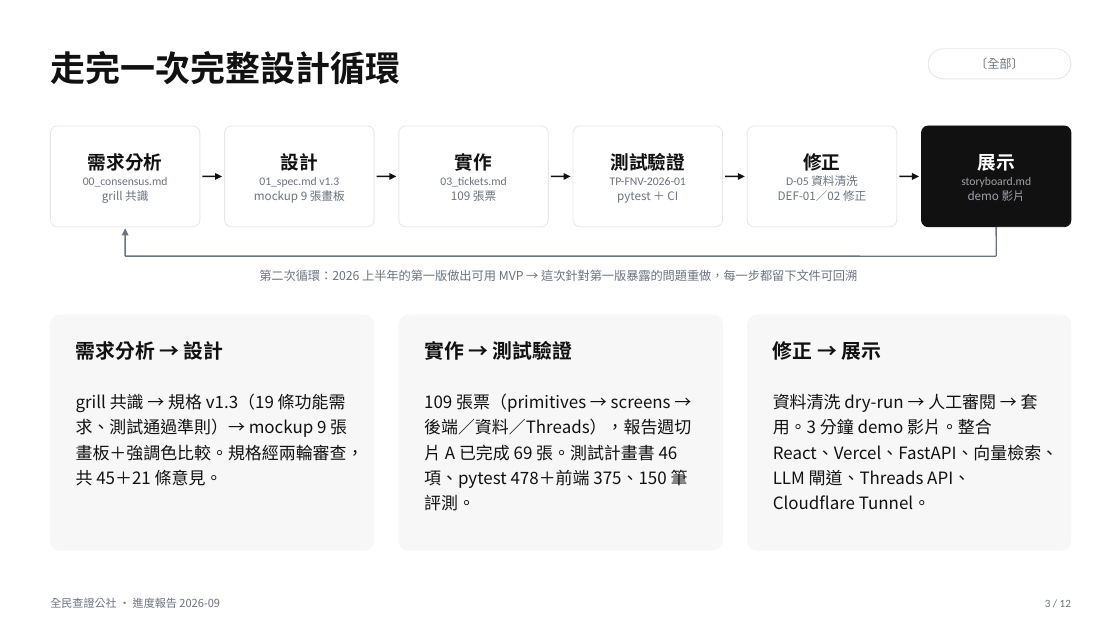
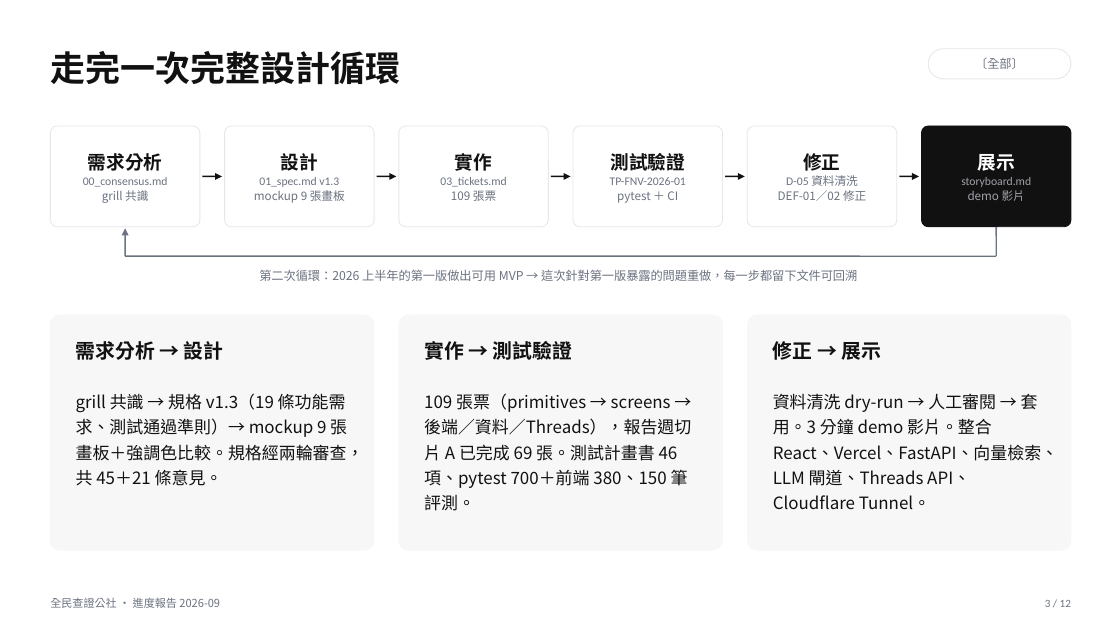
Before and after one commit to cansfakenewsverify/AI-Fake-News-Verification-System, a slide deck: slide 3 of presentations/2026-09_進度報告/01_投影片_進度報告.pptx. Drawn at 1120x630 pixels with LibreOffice and Linux fonts; fonts in the diff are those of the drawing. Boxes give left, top, right and bottom in pixels: in the first picture for what was removed or moved away, otherwise in the second. Text is boxed around its words. In the diff, an @@ line names an element or a change of style, - is before the commit and + after.

```diff
--- a/presentations/2026-09_進度報告/01_投影片_進度報告.pptx
+++ b/presentations/2026-09_進度報告/01_投影片_進度報告.pptx
@@ text at [424, 393, 691, 511]: text changed @@
-109 張票（primitives → screens → 後端／資料／Threads），報告週切片 A 已完成 69 張。測試計畫書 46 項、pytest 478＋前端 375、150 筆評測。
+109 張票（primitives → screens → 後端／資料／Threads），報告週切片 A 已完成 69 張。測試計畫書 46 項、pytest 700＋前端 380、150 筆評測。
```
Also in this commit, not shown: 1 other slide changed, 10 other files.
